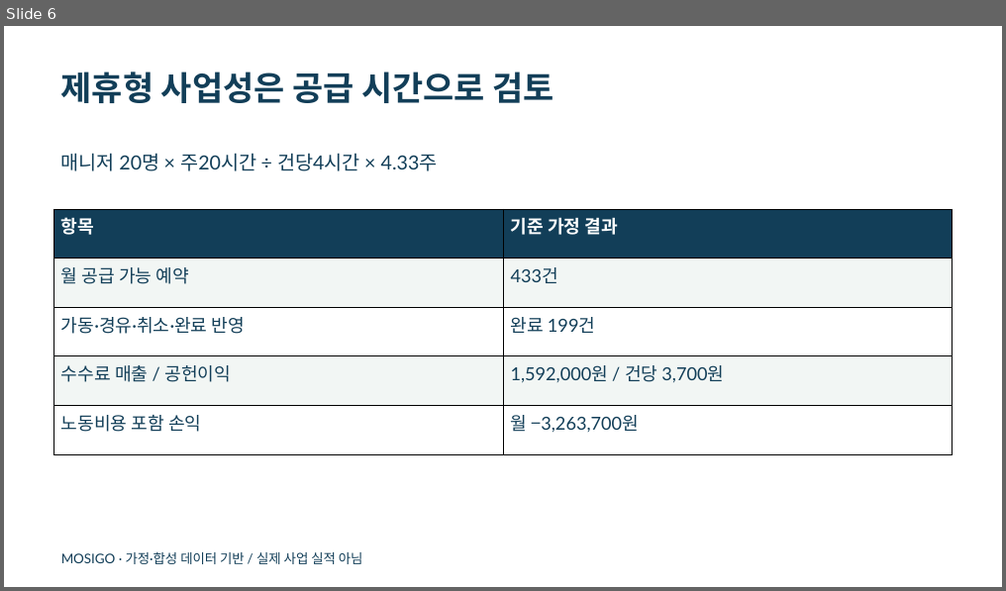
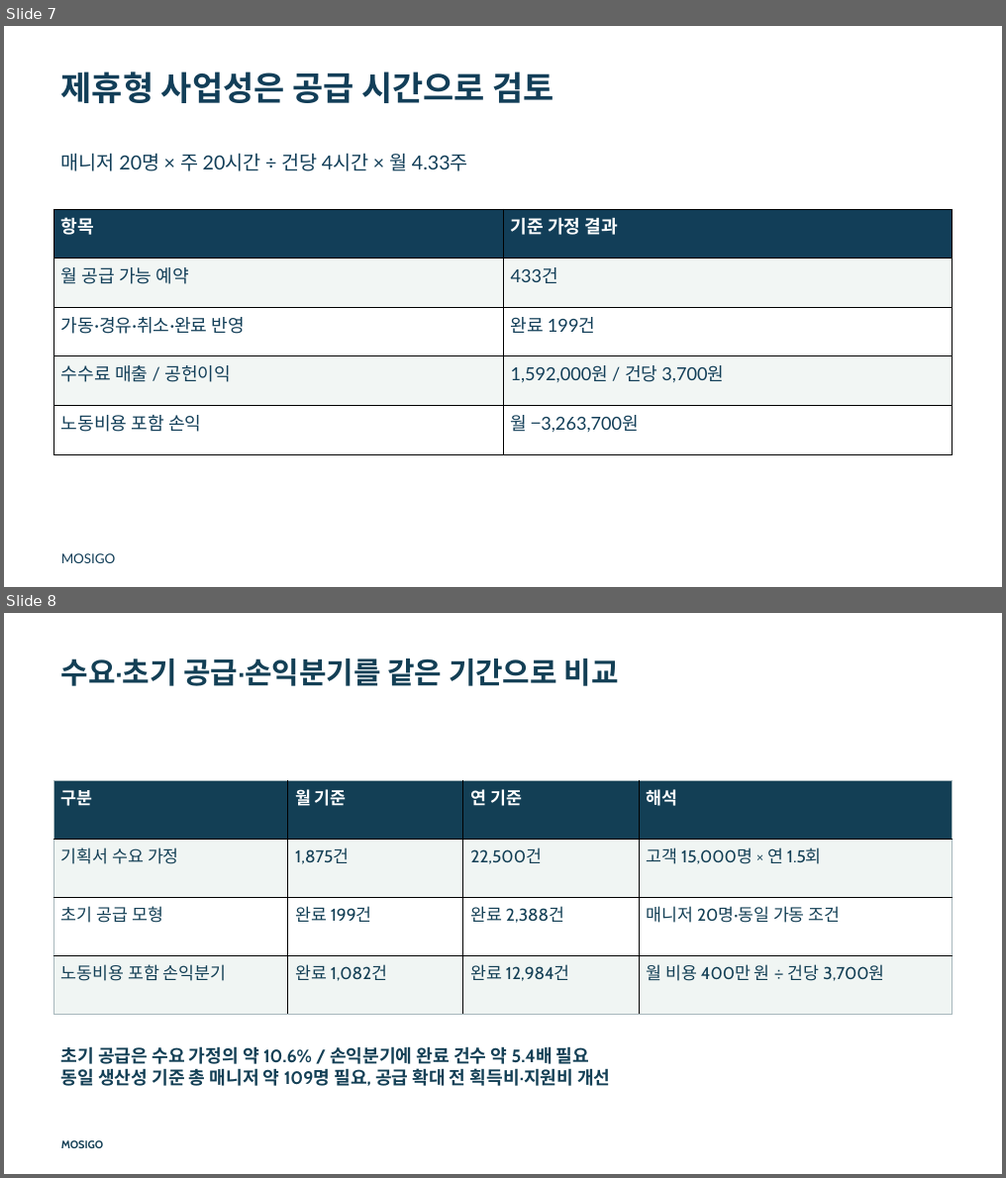
Before and after one commit to dohyunkimmm/mosigo-case-study, a slide deck: downloads/mosigo_report.pptx. Shown one above the other, each under a label of ours: slide 6 before the commit, slides 7 and 8 after it. The pictures are 1006x591 and 1006x1178 pixels, drawn with LibreOffice and Linux fonts; fonts in the diff are those of the drawing. Boxes give left, top, right and bottom in pixels: in the first picture for what was removed or moved away, otherwise in the second. Text is boxed around its words. In the diff, an @@ line names an element or a change of style, - is before the commit and + after.

```diff
--- a/downloads/mosigo_report.pptx
+++ b/downloads/mosigo_report.pptx
@@ slide 8 added at (x1=4, y1=613, x2=1002, y2=1174), background #FFFFFF @@
@@ text added at (x1=61, y1=659, x2=619, y2=686), 28.5 pt, text #133F55, bold @@
+수요·초기 공급·손익분기를 같은 기간으로 비교
@@ table added at (x1=54, y1=780, x2=951, y2=1014), 4 rows, 4 columns @@
+구분 | 월 기준 | 연 기준 | 해석
+기획서 수요 가정 | 1,875건 | 22,500건 | 고객 15,000명 × 연 1.5회
+초기 공급 모형 | 완료 199건 | 완료 2,388건 | 매니저 20명·동일 가동 조건
+노동비용 포함 손익분기 | 완료 1,082건 | 완료 12,984건 | 월 비용 400만 원 ÷ 건당 3,700원
@@ text added at (x1=61, y1=1047, x2=610, y2=1086), 17.2 pt, text #133F55, bold @@
+초기 공급은 수요 가정의 약 10.6% / 손익분기에 완료 건수 약 5.4배 필요
+동일 생산성 기준 총 매니저 약 109명 필요, 공급 확대 전 획득비·지원비 개선
@@ text added at (x1=61, y1=1141, x2=103, y2=1149), 10.5 pt, text #133F55, bold @@
+MOSIGO
@@ what was slide 6 is now slide 7 @@
@@ slide 7 changed as well @@
@@ text at (x1=61, y1=153, x2=468, y2=172): text changed @@
-매니저 20명 × 주20시간 ÷ 건당4시간 × 4.33주
+매니저 20명 × 주 20시간 ÷ 건당 4시간 × 월 4.33주
@@ text at (x1=61, y1=554, x2=116, y2=564): text changed @@
-MOSIGO · 가정·합성 데이터 기반 / 실제 사업 실적 아님
+MOSIGO
```
Also in this commit, not shown: 8 other slides changed, 1 other slide added, 4 other files.
